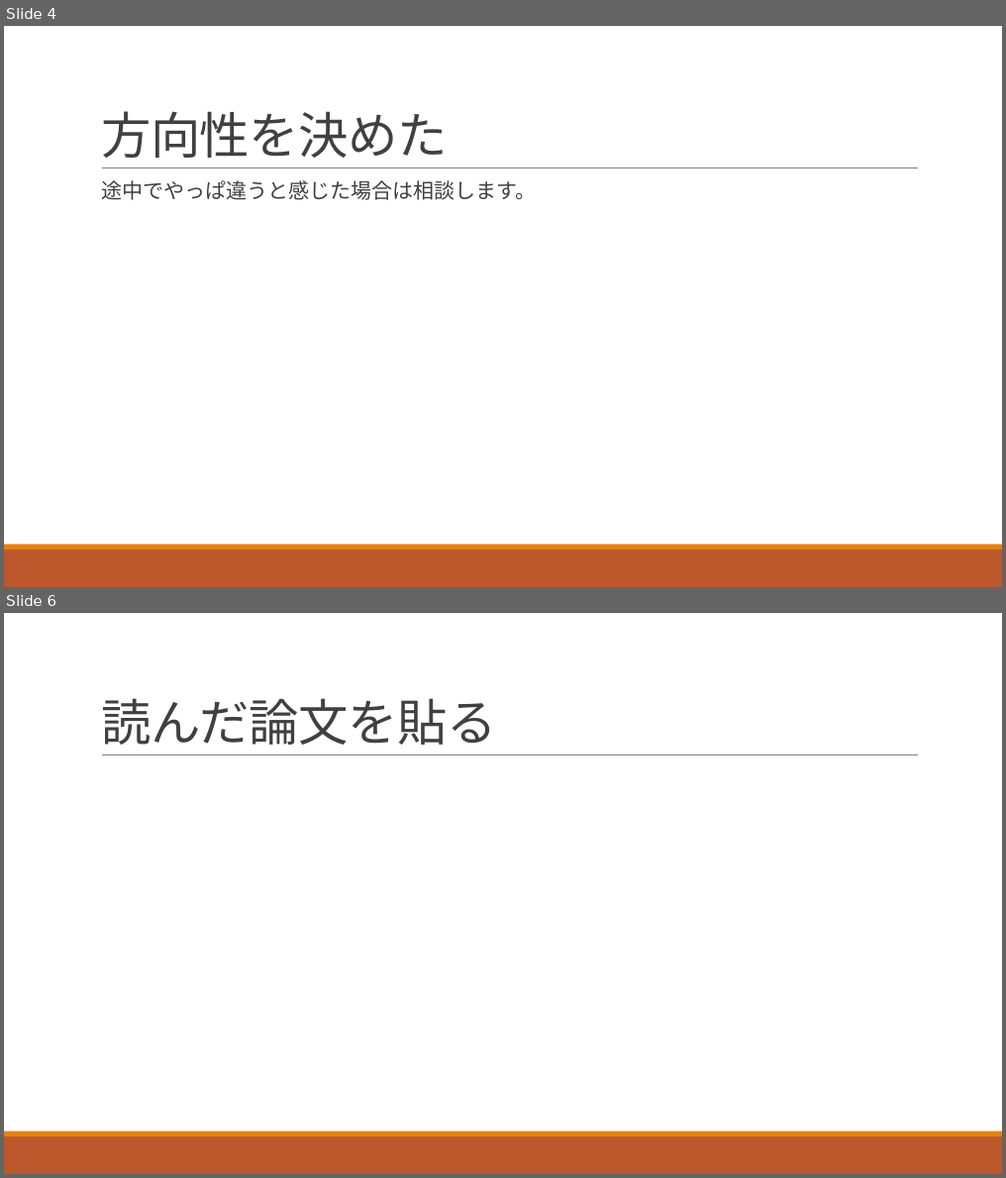
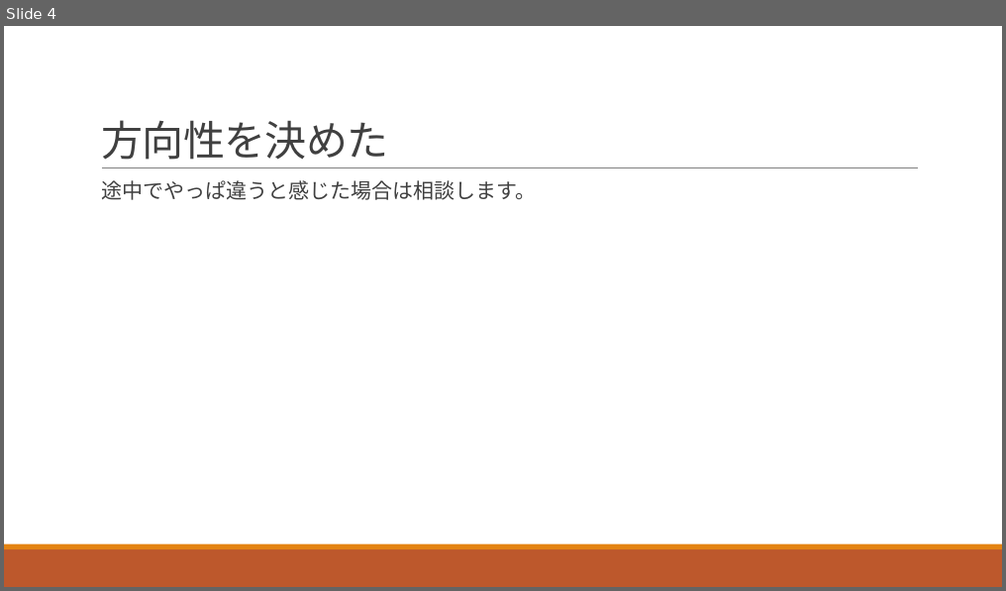
Before and after one commit to dhia-github/haselab-all, a slide deck: 20_発表資料/B4_上坂大樹_進捗報告１.pptx. Shown one above the other, each under a label of ours: slides 4 and 6 before the commit, slide 4 after it; the slides between them are not shown. The pictures are 1006x1178 and 1006x591 pixels, drawn with LibreOffice and Linux fonts; fonts in the diff are those of the drawing. Boxes give left, top, right and bottom in pixels: in the first picture for what was removed or moved away, otherwise in the second. Text is boxed around its words. In the diff, an @@ line names an element or a change of style, - is before the commit and + after.

```diff
--- a/20_発表資料/B4_上坂大樹_進捗報告１.pptx
+++ b/20_発表資料/B4_上坂大樹_進捗報告１.pptx
@@ slide 6 removed at box(4, 613, 1002, 1174), background #FFFFFF; not listed: 3 template elements that a slide beside it also shows @@
@@ title removed at box(101, 698, 496, 745) @@
-読んだ論文を貼る
@@ slide 4 changed as well @@
@@ title "方向性を決めた" at box(101, 120, 388, 160): size 48 to 40 pt @@
```
Also in this commit, not shown: 2 other slides changed, 2 slides added, 2 other slides removed.
